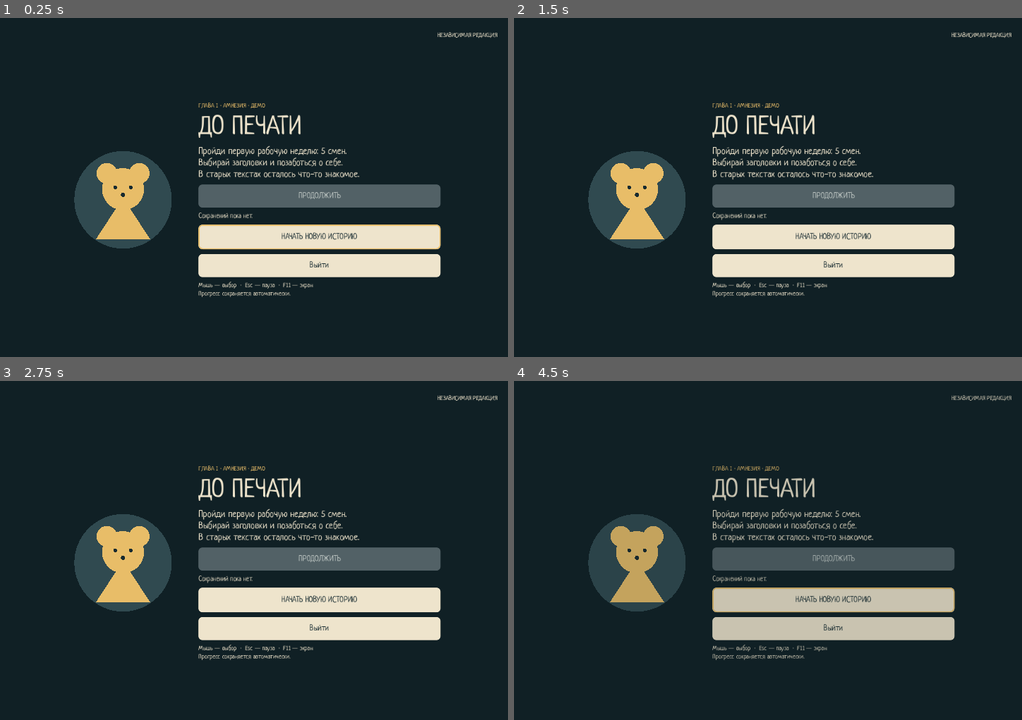
Above: before the commit, frames 1-4 (two rows, left to right).
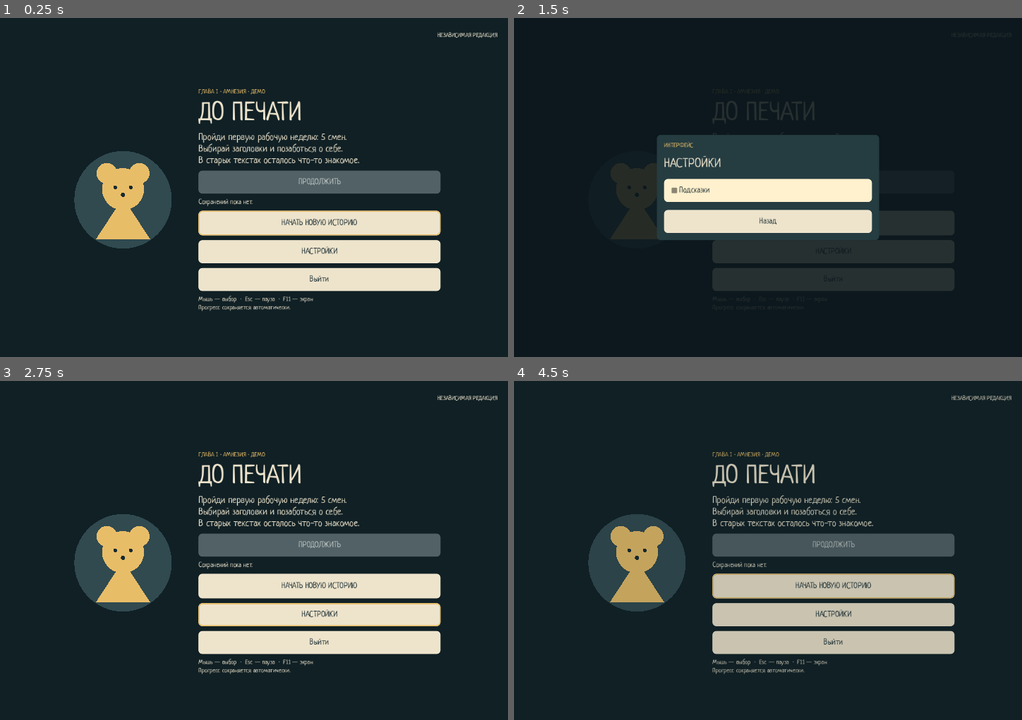
Above: after the commit, the same moments.

Repository: Pokimonchick/DisinfoJam
Game: Godot game, scene res://Scenes/mvp_game.tscn
Two runs of this game, one before a commit and one after it. Both use one fixed random seed, a clock stepped at 60 frames per second and the inputs below.
Inputs (mouse positions are in pixels of both pictures, inside the frame that each line leads up to):
- Up to frame 1 (0.25 s): no input
- Up to frame 2 (1.5 s): click (834, 251) at 0.5 s, where only the run after the commit has a clickable "НАСТРОЙКИ"; click (768, 190) at 1.25 s, where only the run after the commit has a clickable "Подсказки"
- Up to frame 3 (2.75 s): click (254, 584) at 2 s, where only the run after the commit has a clickable "Назад"
- Up to frame 4 (4.5 s): click "НАЧАТЬ НОВУЮ ИСТОРИЮ" at 2.75 s; click (768, 543) at 3.52 s; type "Alex" at 3.6 s; click "Назад" at 4.25 s

The runs differ from the first frame. In frame 1, 13% of the frame differs, in the area x 39-87%, y 20-87%; in frame 2, 22%, in the area x 14-98%, y 4-83%; in frame 3, 13%; in frame 4, 13%.

Commit message:
Add persistent tooltip setting to menu and pause

Diff:
--- a/Scenes/message_panel.tscn
+++ b/Scenes/message_panel.tscn
@@ -74,3 +74,11 @@
 layout_mode = 2
 mouse_default_cursor_shape = 2
 text = "Назад"
+
+[node name="Settings" type="Button" parent="Center/Paper/Layout"]
+unique_name_in_owner = true
+visible = false
+custom_minimum_size = Vector2(0, 54)
+layout_mode = 2
+mouse_default_cursor_shape = 2
+text = "Настройки"
--- a/Scenes/mvp_game.tscn
+++ b/Scenes/mvp_game.tscn
@@ -7,6 +7,7 @@
 [ext_resource type="PackedScene" uid="uid://tmr0o4wmncm6" path="res://Scenes/message_panel.tscn" id="5"]
 [ext_resource type="Script" uid="uid://bawydys7cfi50" path="res://Scripts/placeholder_visual.gd" id="6"]
 [ext_resource type="Shader" uid="uid://cytlrl67y5fep" path="res://Shaders/fatigue.gdshader" id="7_fatigue"]
+[ext_resource type="PackedScene" path="res://Scenes/settings_panel.tscn" id="8_settings"]
 
 [sub_resource type="ShaderMaterial" id="ShaderMaterial_fatigue"]
 resource_local_to_scene = true
@@ -143,6 +144,13 @@
 mouse_default_cursor_shape = 2
 text = "НАЧАТЬ НОВУЮ ИСТОРИЮ"
 
+[node name="MenuSettings" type="Button" parent="Padding/Layout/Stage/Menu/Card/Text"]
+unique_name_in_owner = true
+custom_minimum_size = Vector2(0, 54)
+layout_mode = 2
+mouse_default_cursor_shape = 2
+text = "НАСТРОЙКИ"
+
 [node name="Quit" type="Button" parent="Padding/Layout/Stage/Menu/Card/Text" unique_id=2057678127]
 unique_name_in_owner = true
 layout_mode = 2
@@ -301,6 +309,10 @@
 grow_vertical = 2
 color = Color(0.065, 0.125, 0.145, 1)
 
+[node name="SettingsPanel" parent="." instance=ExtResource("8_settings")]
+z_index = 115
+layout_mode = 1
+
 [node name="SaveNotice" type="Label" parent="."]
 unique_name_in_owner = true
 visible = false
--- /dev/null
+++ b/Scenes/settings_panel.tscn
@@ -0,0 +1,64 @@
+[gd_scene format=3]
+
+[ext_resource type="Script" path="res://Scripts/settings_panel.gd" id="1"]
+
+[node name="SettingsPanel" type="Control"]
+visible = false
+layout_mode = 3
+anchors_preset = 15
+anchor_right = 1.0
+anchor_bottom = 1.0
+grow_horizontal = 2
+grow_vertical = 2
+script = ExtResource("1")
+
+[node name="Dim" type="ColorRect" parent="."]
+layout_mode = 1
+anchors_preset = 15
+anchor_right = 1.0
+anchor_bottom = 1.0
+grow_horizontal = 2
+grow_vertical = 2
+color = Color(0.047, 0.09, 0.11, 0.88)
+
+[node name="Center" type="CenterContainer" parent="."]
+layout_mode = 1
+anchors_preset = 15
+anchor_right = 1.0
+anchor_bottom = 1.0
+grow_horizontal = 2
+grow_vertical = 2
+
+[node name="Paper" type="PanelContainer" parent="Center"]
+custom_minimum_size = Vector2(560, 0)
+layout_mode = 2
+
+[node name="Layout" type="VBoxContainer" parent="Center/Paper"]
+layout_mode = 2
+theme_override_constants/separation = 20
+
+[node name="Tag" type="Label" parent="Center/Paper/Layout"]
+layout_mode = 2
+theme_override_colors/font_color = Color(0.91, 0.74, 0.41, 1)
+theme_override_font_sizes/font_size = 16
+text = "ИНТЕРФЕЙС"
+
+[node name="Title" type="Label" parent="Center/Paper/Layout"]
+layout_mode = 2
+theme_override_font_sizes/font_size = 32
+text = "НАСТРОЙКИ"
+
+[node name="Tooltips" type="CheckBox" parent="Center/Paper/Layout"]
+unique_name_in_owner = true
+custom_minimum_size = Vector2(0, 54)
+layout_mode = 2
+mouse_default_cursor_shape = 2
+button_pressed = true
+text = "Подсказки"
+
+[node name="Close" type="Button" parent="Center/Paper/Layout"]
+unique_name_in_owner = true
+custom_minimum_size = Vector2(0, 54)
+layout_mode = 2
+mouse_default_cursor_shape = 2
+text = "Назад"
--- a/Scripts/cursor_tooltip.gd
+++ b/Scripts/cursor_tooltip.gd
@@ -8,13 +8,13 @@
 var _source: Control
 var _hover_time := 0.0
 var _shown_text := ""
-var _paper: PanelContainer
+var _paper: Panel
 var _label: Label
 
 
 func _ready() -> void:
 	layer = 120
-	_paper = PanelContainer.new()
+	_paper = Panel.new()
 	_paper.mouse_filter = Control.MOUSE_FILTER_IGNORE
 	_paper.theme = preload("res://Scripts/mvp_theme.gd").create()
 	_paper.add_theme_stylebox_override("panel", _paper.theme.get_stylebox("panel", "TooltipPanel"))
@@ -28,6 +28,11 @@
 
 
 func _process(delta: float) -> void:
+	if not GameSettings.tooltips_enabled:
+		_source = null
+		_hover_time = 0.0
+		_paper.hide()
+		return
 	var hovered := get_viewport().gui_get_hovered_control()
 	var target := hovered
 	var tooltip := ""
@@ -48,16 +53,26 @@
 		return
 	if tooltip != _shown_text:
 		_shown_text = tooltip
-		_label.text = tooltip
-		var font := _label.get_theme_font("font")
-		var font_size := _label.get_theme_font_size("font_size")
-		var widest := 0.0
-		for line in tooltip.split("\n"):
-			widest = maxf(widest, font.get_string_size(line, HORIZONTAL_ALIGNMENT_LEFT, -1, font_size).x)
-		_label.custom_minimum_size.x = minf(widest + 2.0, MAX_TEXT_WIDTH)
-		_paper.size = _paper.get_combined_minimum_size()
+		_layout_text(tooltip)
 	_paper.show()
 	_place_near_mouse()
+
+
+func _layout_text(tooltip: String) -> void:
+	_label.text = tooltip
+	var font := _label.get_theme_font("font")
+	var font_size := _label.get_theme_font_size("font_size")
+	var widest := 0.0
+	for line in tooltip.split("\n"):
+		widest = maxf(widest, font.get_string_size(line, HORIZONTAL_ALIGNMENT_LEFT, -1, font_size).x)
+	var text_width := minf(widest + 2.0, MAX_TEXT_WIDTH)
+	var text_height := font.get_multiline_string_size(tooltip, HORIZONTAL_ALIGNMENT_LEFT, text_width, font_size).y + 2.0
+	var paper_style := _paper.get_theme_stylebox("panel")
+	var left := paper_style.get_margin(SIDE_LEFT)
+	var top := paper_style.get_margin(SIDE_TOP)
+	_label.position = Vector2(left, top)
+	_label.size = Vector2(text_width, text_height)
+	_paper.size = Vector2(left + text_width + paper_style.get_margin(SIDE_RIGHT), top + text_height + paper_style.get_margin(SIDE_BOTTOM))
 
 
 func _place_near_mouse() -> void:
--- /dev/null
+++ b/Scripts/game_settings.gd
@@ -0,0 +1,28 @@
+extends Node
+
+signal changed
+
+const SETTINGS_PATH := "user://settings.cfg"
+
+var tooltips_enabled := true
+
+
+func _ready() -> void:
+	var config := ConfigFile.new()
+	if config.load(SETTINGS_PATH) != OK:
+		return
+	var saved_value: Variant = config.get_value("interface", "tooltips", true)
+	if saved_value is bool:
+		tooltips_enabled = saved_value
+
+
+func set_tooltips_enabled(value: bool) -> void:
+	if tooltips_enabled == value:
+		return
+	tooltips_enabled = value
+	var config := ConfigFile.new()
+	config.load(SETTINGS_PATH)
+	config.set_value("interface", "tooltips", value)
+	if config.save(SETTINGS_PATH) != OK:
+		push_warning("Не удалось сохранить настройки интерфейса.")
+	changed.emit()
--- a/Scripts/message_panel.gd
+++ b/Scripts/message_panel.gd
@@ -3,18 +3,21 @@
 
 signal primary_pressed
 signal secondary_pressed
+signal settings_pressed
 
 @onready var tag_label: Label = %Tag
 @onready var title_label: Label = %Title
 @onready var body_label: RichTextLabel = %Body
 @onready var primary_button: Button = %Primary
 @onready var secondary_button: Button = %Secondary
+@onready var settings_button: Button = %Settings
 
 func _ready() -> void:
 	primary_button.pressed.connect(func(): primary_pressed.emit())
 	secondary_button.pressed.connect(func(): secondary_pressed.emit())
+	settings_button.pressed.connect(func(): settings_pressed.emit())
 
-func present(tag: String, title: String, body: String, primary: String, secondary: String = "") -> void:
+func present(tag: String, title: String, body: String, primary: String, secondary: String = "", show_settings: bool = false) -> void:
 	tag_label.text = tag
 	title_label.text = title
 	body_label.text = body
@@ -24,5 +27,6 @@
 	primary_button.text = primary
 	secondary_button.text = secondary
 	secondary_button.visible = not secondary.is_empty()
+	settings_button.visible = show_settings
 	show()
 	primary_button.grab_focus()
--- a/Scripts/mvp_game.gd
+++ b/Scripts/mvp_game.gd
@@ -40,6 +40,7 @@
 @onready var work: Control = %Work
 @onready var home: Control = %Home
 @onready var pause_panel: MessagePanel = $PausePanel
+@onready var settings_panel: SettingsPanel = $SettingsPanel
 @onready var fatigue_overlay: ColorRect = $FatigueOverlay
 
 func _ready() -> void:
@@ -56,6 +57,7 @@
 	work.view_changed.connect(_queue_save)
 	work.pause_requested.connect(_toggle_pause)
 	%NewGame.pressed.connect(_show_profile_setup)
+	%MenuSettings.pressed.connect(_open_settings)
 	%ContinueGame.pressed.connect(_continue_run)
 	%StartStory.pressed.connect(_start_named_run)
 	%CancelStory.pressed.connect(_show_menu)
@@ -68,6 +70,8 @@
 	%PauseButton.pressed.connect(_toggle_pause)
 	pause_panel.primary_pressed.connect(_toggle_pause)
 	pause_panel.secondary_pressed.connect(_show_menu)
+	pause_panel.settings_pressed.connect(_open_settings)
+	settings_panel.closed.connect(_on_settings_closed)
 	get_window().min_size = Vector2i(960, 640)
 	get_tree().auto_accept_quit = false
 	_show_menu()
@@ -112,6 +116,10 @@
 func _unhandled_key_input(event: InputEvent) -> void:
 	if event is InputEventKey and event.pressed and not event.echo and event.keycode == KEY_F11:
 		get_window().mode = Window.MODE_MAXIMIZED if get_window().mode in [Window.MODE_FULLSCREEN, Window.MODE_EXCLUSIVE_FULLSCREEN] else Window.MODE_FULLSCREEN
+		get_viewport().set_input_as_handled()
+		return
+	if event.is_action_pressed("ui_cancel") and settings_panel.visible:
+		settings_panel.close()
 		get_viewport().set_input_as_handled()
 		return
 	if event.is_action_pressed("ui_cancel") and view == View.PROFILE:
@@ -243,6 +251,7 @@
 	paused = false
 	work.process_mode = Node.PROCESS_MODE_INHERIT
 	pause_panel.hide()
+	settings_panel.hide()
 	%Menu.visible = view == View.MENU
 	%ProfileSetup.visible = view == View.PROFILE
 	%Narrative.visible = view in [View.INTRO, View.TUTORIAL, View.ENDING, View.STORY]
@@ -282,9 +291,21 @@
 	work.process_mode = Node.PROCESS_MODE_DISABLED if paused else Node.PROCESS_MODE_INHERIT
 	if paused:
 		_save_progress()
-		pause_panel.present("ПАУЗА", "Выпуск подождёт.", "Время и выносливость остановлены.\n\nПрогресс сохраняется автоматически. После выхода в меню можно продолжить с этого места.", "Продолжить", "Сохранить и в меню")
+		pause_panel.present("ПАУЗА", "Выпуск подождёт.", "Время и выносливость остановлены.\n\nПрогресс сохраняется автоматически. После выхода в меню можно продолжить с этого места.", "Продолжить", "Сохранить и в меню", true)
 	else:
 		pause_panel.hide()
+
+
+func _open_settings() -> void:
+	settings_panel.present()
+
+
+func _on_settings_closed() -> void:
+	if paused:
+		pause_panel.settings_button.grab_focus()
+	else:
+		%MenuSettings.grab_focus()
+
 
 func _show_profile_setup() -> void:
 	if _run_active and not _save_progress():
--- /dev/null
+++ b/Scripts/settings_panel.gd
@@ -0,0 +1,20 @@
+class_name SettingsPanel
+extends Control
+
+signal closed
+
+
+func _ready() -> void:
+	%Tooltips.toggled.connect(GameSettings.set_tooltips_enabled)
+	%Close.pressed.connect(close)
+
+
+func present() -> void:
+	%Tooltips.set_pressed_no_signal(GameSettings.tooltips_enabled)
+	show()
+	%Tooltips.grab_focus()
+
+
+func close() -> void:
+	hide()
+	closed.emit()
--- a/project.godot
+++ b/project.godot
@@ -18,6 +18,7 @@
 [autoload]
 
 GameState="*res://Scripts/game_state.gd"
+GameSettings="*res://Scripts/game_settings.gd"
 CursorTooltip="*res://Scripts/cursor_tooltip.gd"
 
 [display]
Not shown, changed: Docs/SAVES.md
